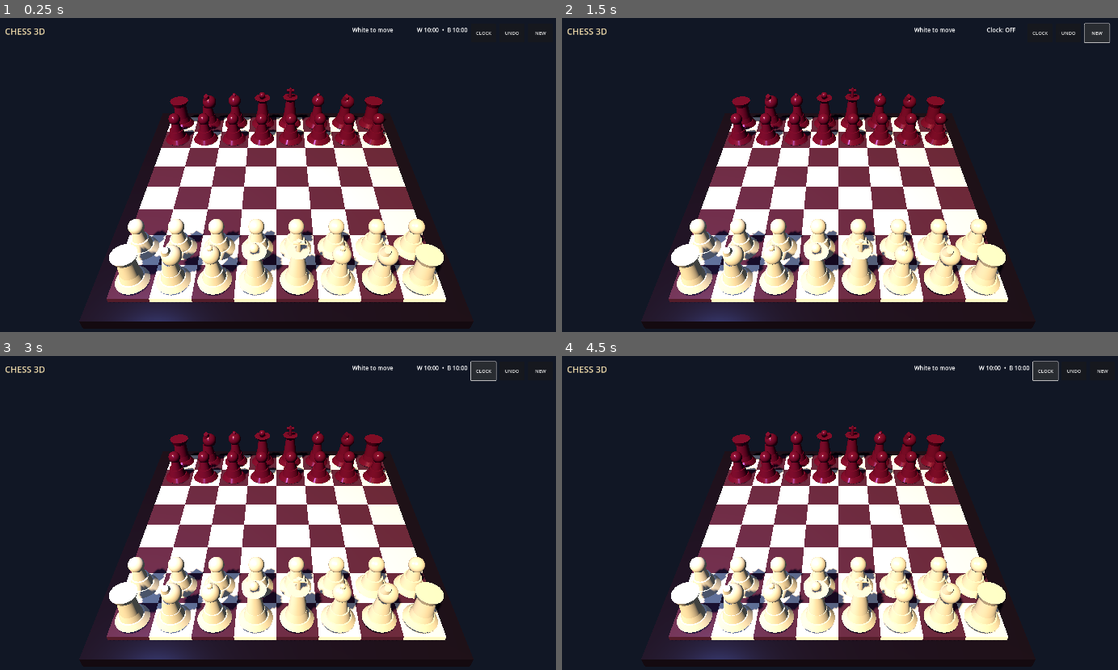
Above: before the commit, frames 1-4 (two rows, left to right).
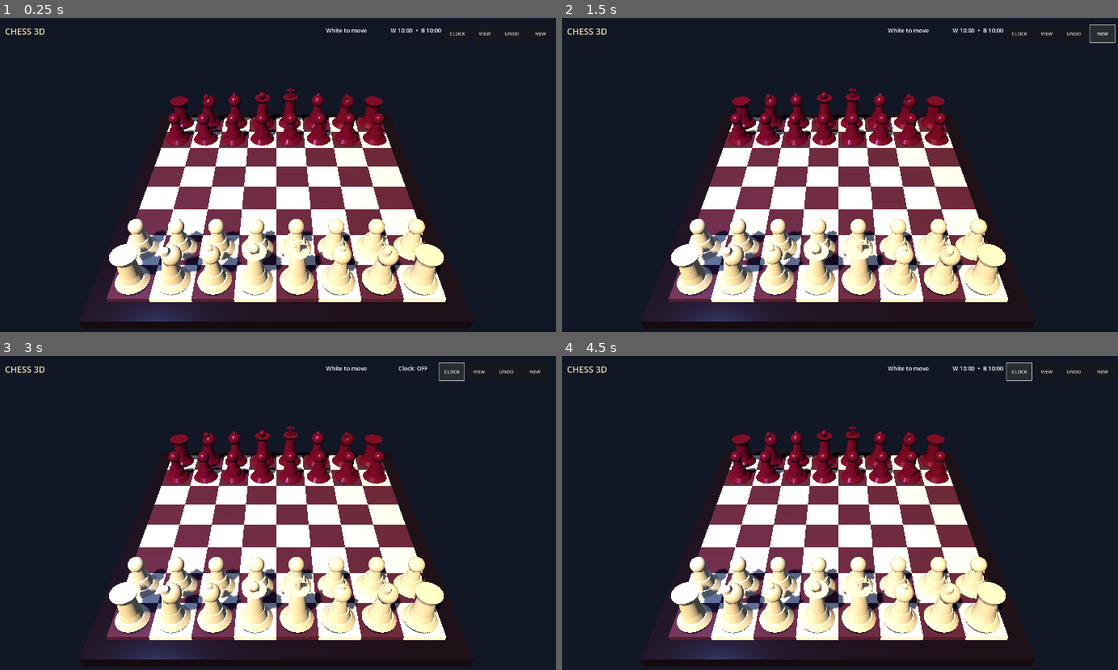
Above: after the commit, the same moments.

Repository: redxbox/chess-3d
Game: Godot game, scene res://src/main/main.tscn
The game is run twice, just before and just after one commit, with the same random seed, the same clock (stepped at 60 frames per second) and the same inputs.
Inputs (mouse positions are in pixels of both pictures, inside the frame that each line leads up to):
- Up to frame 1 (0.25 s): no input
- Up to frame 2 (1.5 s): click (1045, 33) at 0.5 s, where only the run after the commit has a clickable "VIEW"; click "NEW" at 1.25 s
- Up to frame 3 (3 s): click "NEW" at 2 s; click "CLOCK" at 2.75 s
- Up to frame 4 (4.5 s): click (1040, 371) at 3.5 s, where only the run after the commit has a clickable "VIEW"; click "CLOCK" at 4.25 s

The runs differ from the first frame. In frame 1, 0.3% of the frame differs, in the area x 58-99%, y 2-6%; in frame 2, 0.4%; in frame 3, 0.4%, in the area x 58-99%, y 1-8%; in frame 4, 0.4%.

Commit message:
Add professional touch camera and pinch zoom controls
Co-authored-by: arena-agent <297053741+arena-agent@users.noreply.github.com>

Diff:
--- a/src/main/main.gd
+++ b/src/main/main.gd
@@ -19,6 +19,9 @@
 var _dragging := false
 var _pointer_moved := false
 var _last_pointer := Vector2.ZERO
+var _touches: Dictionary = {}
+var _pinch_distance := 0.0
+var haptics_enabled := true
 var _status_label: Label
 var _clock_label: Label
 var clock_enabled := true
@@ -187,8 +190,8 @@
 	panel.add_theme_constant_override("separation", 12)
 	$UI.add_child(panel)
 	panel.set_anchors_preset(Control.PRESET_TOP_RIGHT)
-	panel.offset_left = -700.0
-	panel.offset_top = 20.0
+	panel.offset_left = -790.0
+	panel.offset_top = 24.0
 	panel.offset_right = -20.0
 	panel.offset_bottom = 84.0
 
@@ -208,6 +211,12 @@
 	clock_button.custom_minimum_size = Vector2(86, 48)
 	clock_button.pressed.connect(_toggle_clock)
 	panel.add_child(clock_button)
+
+	var camera_button := Button.new()
+	camera_button.text = "VIEW"
+	camera_button.custom_minimum_size = Vector2(78, 48)
+	camera_button.pressed.connect(_reset_camera)
+	panel.add_child(camera_button)
 
 	var undo_button := Button.new()
 	undo_button.text = "UNDO"
@@ -239,6 +248,7 @@
 	if piece != "" and game.color_of(piece) == game.turn:
 		selected = square
 		selected_moves = game.legal_moves(square)
+		_haptic(18)
 	else:
 		selected = Vector2i(-1, -1)
 		selected_moves.clear()
@@ -279,6 +289,7 @@
 func _play_move(move: Dictionary) -> void:
 	if not game.play(move):
 		return
+	_haptic(35 if move.captured != "" else 22)
 	selected = Vector2i(-1, -1)
 	selected_moves.clear()
 	_draw_highlights()
@@ -392,6 +403,9 @@
 		"white_time": white_time,
 		"black_time": black_time,
 		"clock_enabled": clock_enabled,
+		"haptics_enabled": haptics_enabled,
+		"camera_yaw": camera_rig.rotation.y,
+		"camera_distance": camera.position.length(),
 		"play_vs_ai": play_vs_ai,
 		"saved_at": Time.get_unix_time_from_system()
 	}
@@ -422,6 +436,9 @@
 	white_time = maxf(0.0, float(parsed.get("white_time", 600.0)))
 	black_time = maxf(0.0, float(parsed.get("black_time", 600.0)))
 	clock_enabled = bool(parsed.get("clock_enabled", true))
+	haptics_enabled = bool(parsed.get("haptics_enabled", true))
+	camera_rig.rotation.y = float(parsed.get("camera_yaw", 0.0))
+	_set_camera_distance(float(parsed.get("camera_distance", camera.position.length())))
 	play_vs_ai = bool(parsed.get("play_vs_ai", true))
 	game.result = parsed.get("result", game.result)
 	return true
@@ -464,17 +481,31 @@
 func _unhandled_input(event: InputEvent) -> void:
 	if event is InputEventScreenTouch:
 		if event.pressed:
+			_touches[event.index] = event.position
 			_dragging = true
-			_pointer_moved = false
+			_pointer_moved = _touches.size() > 1
 			_last_pointer = event.position
+			if _touches.size() == 2:
+				_pinch_distance = _current_pinch_distance()
 		else:
-			if not _pointer_moved:
+			var was_single_touch := _touches.size() == 1
+			_touches.erase(event.index)
+			if was_single_touch and not _pointer_moved:
 				var square := _screen_to_square(event.position)
 				if square.x >= 0:
 					_select_square(square)
-			_dragging = false
+			_dragging = not _touches.is_empty()
+			if _touches.size() < 2:
+				_pinch_distance = 0.0
 	elif event is InputEventScreenDrag:
-		if event.relative.length() > 3.0:
+		_touches[event.index] = event.position
+		if _touches.size() >= 2:
+			var new_distance := _current_pinch_distance()
+			if _pinch_distance > 0.0 and new_distance > 10.0:
+				_zoom_camera(_pinch_distance / new_distance)
+			_pinch_distance = new_distance
+			_pointer_moved = true
+		elif event.relative.length() > 3.0:
 			_pointer_moved = true
 			_rotate_camera(event.relative)
 	elif event is InputEventMouseButton and event.button_index == MOUSE_BUTTON_LEFT:
@@ -493,9 +524,36 @@
 			_pointer_moved = true
 			_rotate_camera(event.relative)
 	elif event is InputEventMouseButton and event.button_index in [MOUSE_BUTTON_WHEEL_UP, MOUSE_BUTTON_WHEEL_DOWN] and event.pressed:
-		camera.position *= 0.92 if event.button_index == MOUSE_BUTTON_WHEEL_UP else 1.08
-		camera.position.y = clampf(camera.position.y, 5.8, 12.0)
+		_zoom_camera(0.9 if event.button_index == MOUSE_BUTTON_WHEEL_UP else 1.1)
+
+
+func _current_pinch_distance() -> float:
+	var positions := _touches.values()
+	return positions[0].distance_to(positions[1]) if positions.size() >= 2 else 0.0
+
+
+func _zoom_camera(factor: float) -> void:
+	_set_camera_distance(camera.position.length() * factor)
+
+
+func _set_camera_distance(distance: float) -> void:
+	var target_distance := clampf(distance, 8.0, 16.0)
+	camera.position = camera.position.normalized() * target_distance
 
 
 func _rotate_camera(relative: Vector2) -> void:
 	camera_rig.rotate_y(-relative.x * 0.006)
+	camera_rig.rotation.y = wrapf(camera_rig.rotation.y, -PI, PI)
+
+
+func _reset_camera() -> void:
+	var tween := create_tween().set_parallel(true)
+	tween.set_trans(Tween.TRANS_CUBIC).set_ease(Tween.EASE_OUT)
+	tween.tween_property(camera_rig, "rotation:y", 0.0, 0.35)
+	tween.tween_property(camera, "position", Vector3(0, 8.5, 9.5), 0.35)
+	_haptic(20)
+
+
+func _haptic(duration_ms: int) -> void:
+	if haptics_enabled:
+		Input.vibrate_handheld(duration_ms)
Not shown, changed: export_presets.cfg
Not shown, changed: .github/workflows/ci.yml
